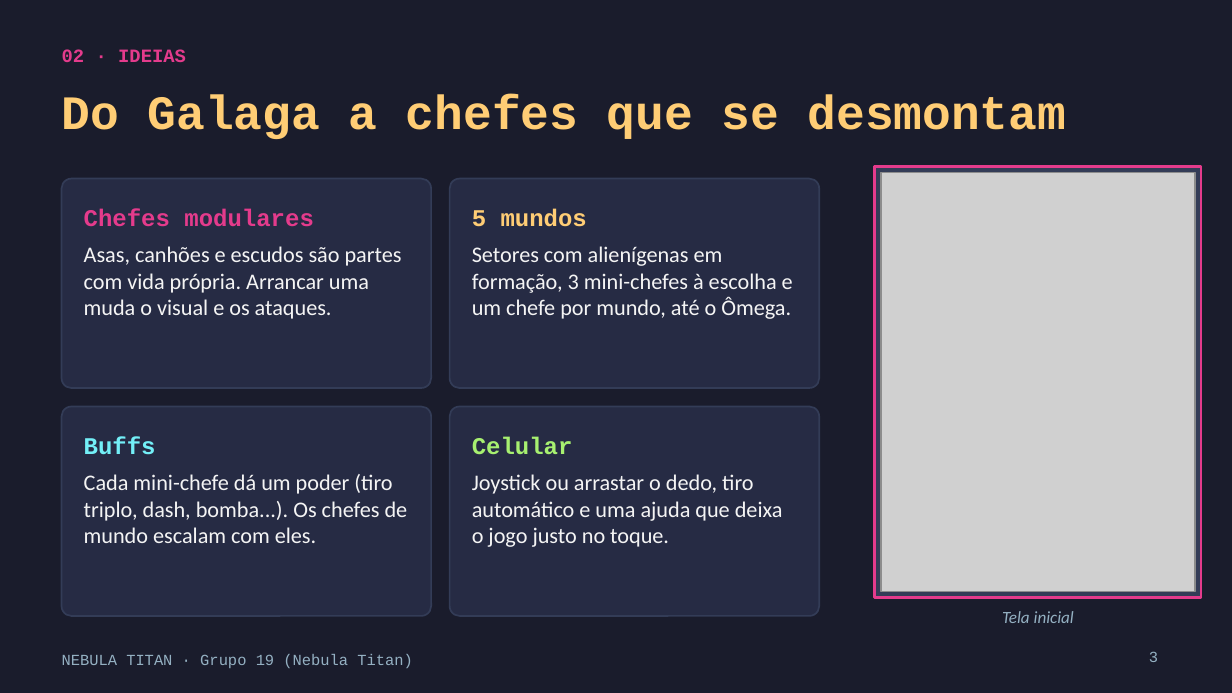
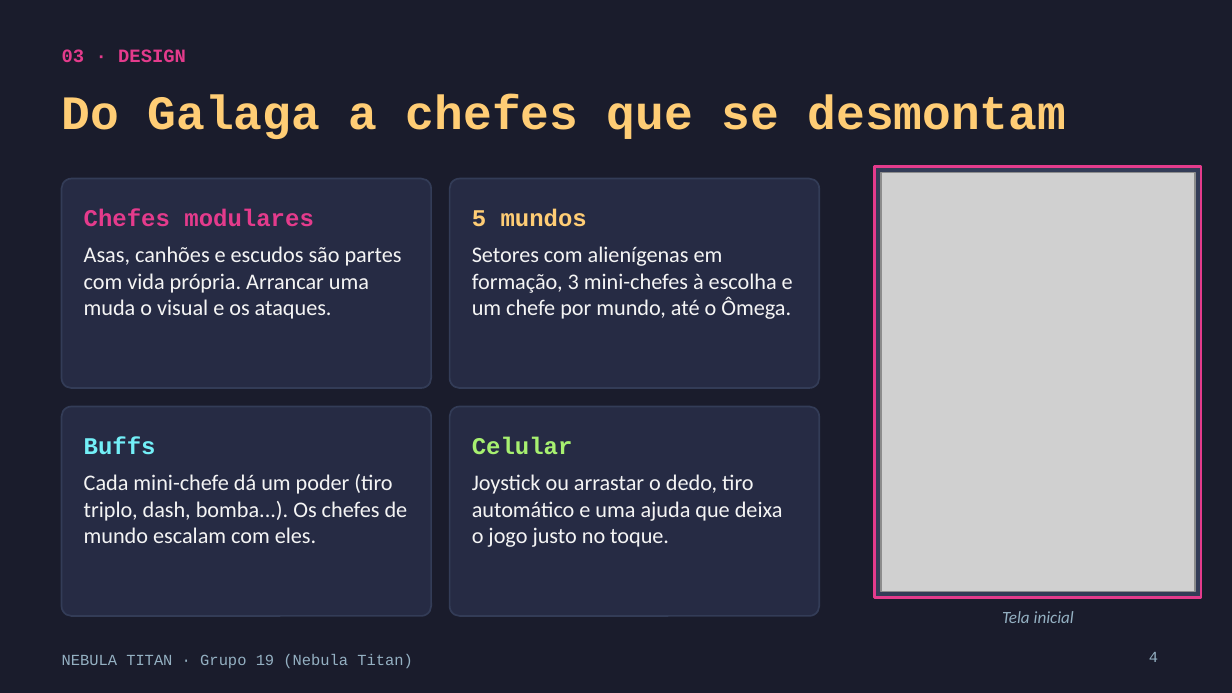
Before and after one commit to n4nd00o/nebula-titan, a slide deck: slide 4 of docs/apresentacao/Nebula-Titan-Apresentacao.pptx (slide 3 before the commit). Drawn at 1232x693 pixels with LibreOffice and Linux fonts; fonts in the diff are those of the drawing; grey boxes stand for pictures. Boxes give left, top, right and bottom in pixels: in the first picture for what was removed or moved away, otherwise in the second. Text is boxed around its words. In the diff, an @@ line names an element or a change of style, - is before the commit and + after.

```diff
--- a/docs/apresentacao/Nebula-Titan-Apresentacao.pptx
+++ b/docs/apresentacao/Nebula-Titan-Apresentacao.pptx
@@ text at bbox=[62, 49, 186, 62]: text changed @@
-02 · IDEIAS
+03 · DESIGN
@@ page number at bbox=[1149, 652, 1158, 662]: text changed @@
-3
+4
```
Also in this commit, not shown: 2 other slides changed, 2 other files.
